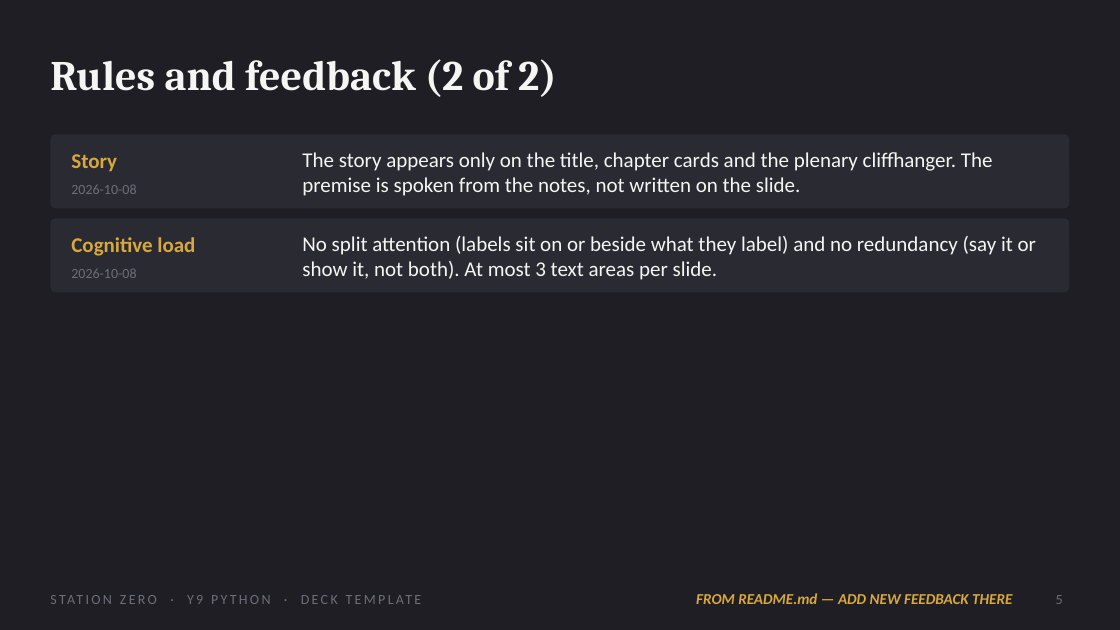
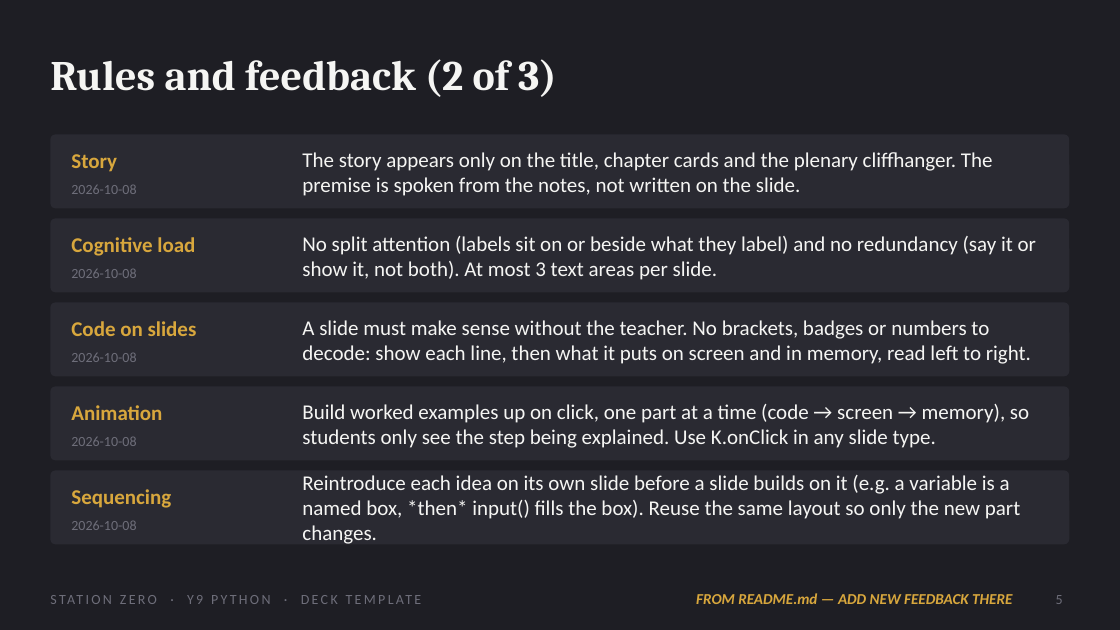
Before and after one commit to OGAComputing/interactive, a slide deck: slide 5 of _presentations/Y9_Python/Y9_Python_Deck_Template.pptx. Drawn at 1120x630 pixels with LibreOffice and Linux fonts; fonts in the diff are those of the drawing. Boxes give left, top, right and bottom in pixels: in the first picture for what was removed or moved away, otherwise in the second. Text is boxed around its words. In the diff, an @@ line names an element or a change of style, - is before the commit and + after.

```diff
--- a/_presentations/Y9_Python/Y9_Python_Deck_Template.pptx
+++ b/_presentations/Y9_Python/Y9_Python_Deck_Template.pptx
@@ title at (x1=50, y1=59, x2=556, y2=97): text changed @@
-Rules and feedback (2 of 2)
+Rules and feedback (2 of 3)
@@ rounded rectangle added at (x1=50, y1=302, x2=1070, y2=376), fill #2A2A32 @@
@@ text added at (x1=71, y1=321, x2=197, y2=336), 18 pt, text #D8A73D, bold @@
+Code on slides
@@ text added at (x1=302, y1=320, x2=1031, y2=364), 18 pt, text #F5F5F3 @@
+A slide must make sense without the teacher. No brackets, badges or numbers to decode: show each line, then what it puts on screen and in memory, read left to right.
@@ text added at (x1=71, y1=353, x2=136, y2=362), 12 pt, text #6E6E7A @@
+2026-10-08
@@ rounded rectangle added at (x1=50, y1=386, x2=1070, y2=460), fill #2A2A32 @@
@@ text added at (x1=71, y1=405, x2=162, y2=420), 18 pt, text #D8A73D, bold @@
+Animation
@@ text added at (x1=302, y1=404, x2=1029, y2=448), 18 pt, text #F5F5F3 @@
+Build worked examples up on click, one part at a time (code → screen → memory), so students only see the step being explained. Use K.onClick in any slide type.
@@ text added at (x1=71, y1=437, x2=136, y2=446), 12 pt, text #6E6E7A @@
+2026-10-08
@@ rounded rectangle added at (x1=50, y1=471, x2=1070, y2=544), fill #2A2A32 @@
@@ text added at (x1=302, y1=475, x2=1020, y2=544), 18 pt, text #F5F5F3 @@
+Reintroduce each idea on its own slide before a slide builds on it (e.g. a variable is a named box, *then* input() fills the box). Reuse the same layout so only the new part changes.
@@ text added at (x1=71, y1=489, x2=171, y2=508), 18 pt, text #D8A73D, bold @@
+Sequencing
@@ text added at (x1=71, y1=521, x2=136, y2=530), 12 pt, text #6E6E7A @@
+2026-10-08
```
Also in this commit, not shown: 2 other slides changed, 13 slides added, 1 slide removed, 26 other files.
